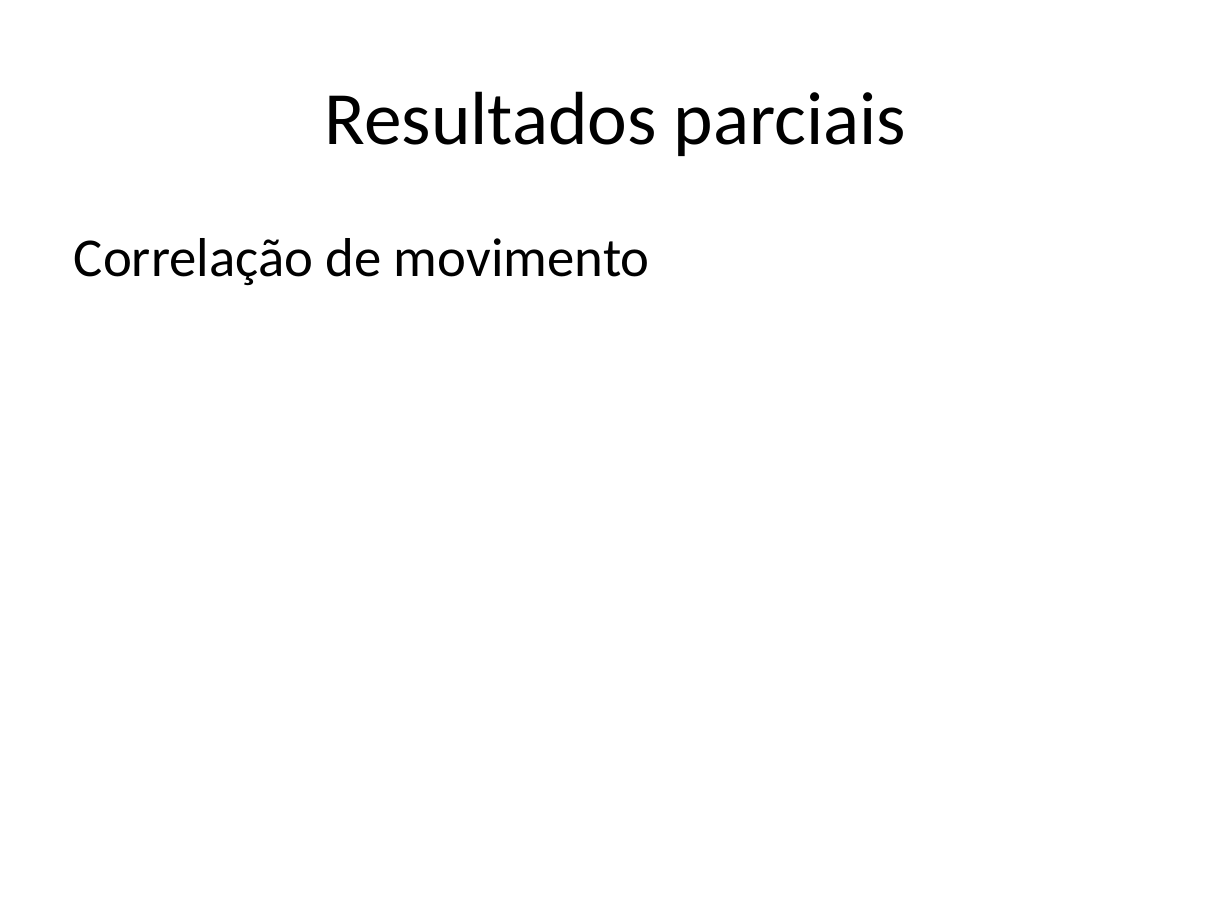
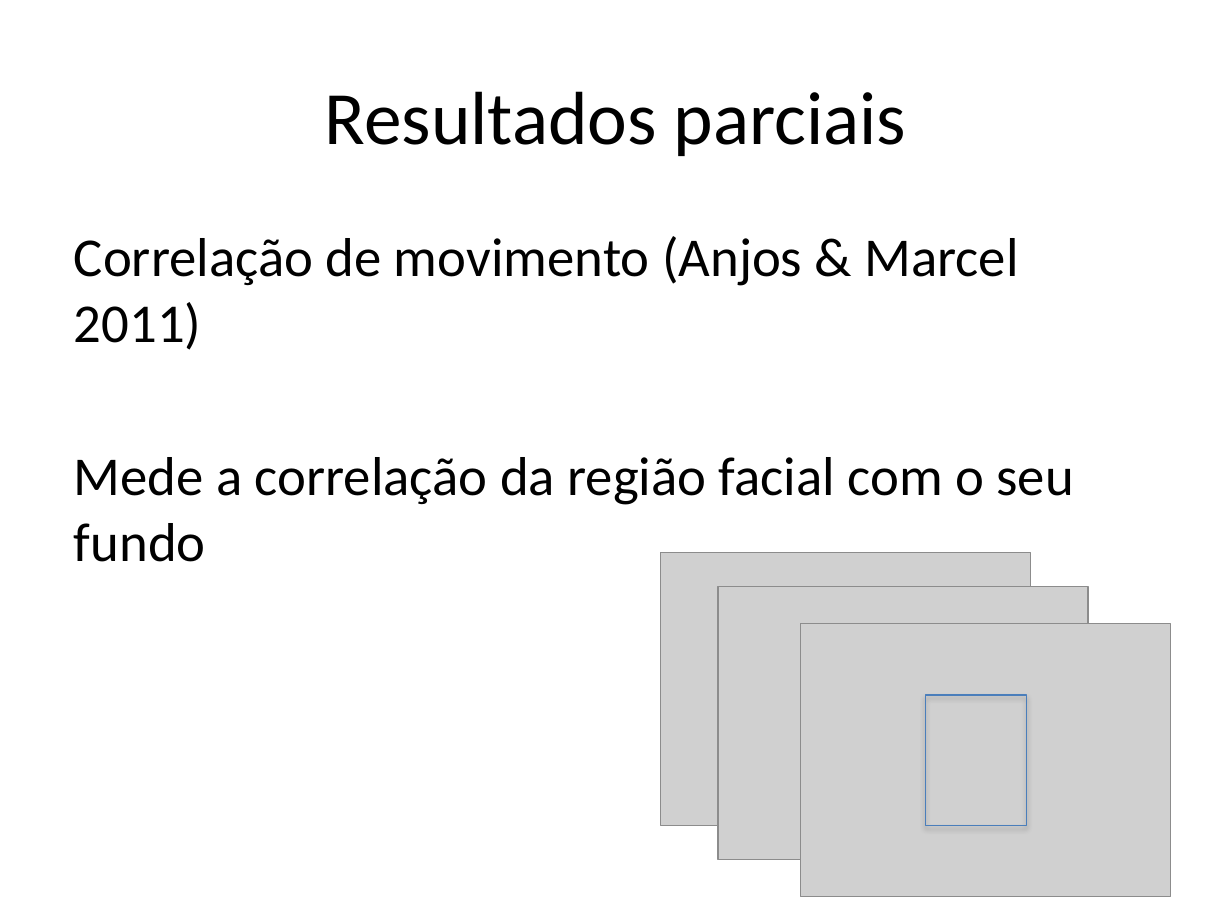
Before and after one commit to tiagofrepereira2012/masters_thesis, a slide deck: slide 32 of qualification/presentation/Presentation.pptx. Drawn at 1232x924 pixels with LibreOffice and Linux fonts; fonts in the diff are those of the drawing; grey boxes stand for pictures. Boxes give left, top, right and bottom in pixels: in the first picture for what was removed or moved away, otherwise in the second. Text is boxed around its words. In the diff, an @@ line names an element or a change of style, - is before the commit and + after.

Commit message:
More slides

```diff
--- a/qualification/presentation/Presentation.pptx
+++ b/qualification/presentation/Presentation.pptx
@@ text at (x1=74, y1=236, x2=1074, y2=562): text changed @@
-Correlação de movimento
+Correlação de movimento (Anjos & Marcel 2011)
+Mede a correlação da região facial com o seu fundo
@@ picture added at (x1=660, y1=552, x2=1030, y2=825) @@
@@ picture added at (x1=718, y1=586, x2=1088, y2=860) @@
@@ rectangle added at (x1=785, y1=623, x2=886, y2=754), outline #4B7EBC 0.75 pt @@
@@ picture added at (x1=801, y1=623, x2=1170, y2=897) @@
@@ rectangle added at (x1=843, y1=658, x2=944, y2=788), outline #4B7EBC 0.75 pt @@
@@ rectangle added at (x1=925, y1=695, x2=1026, y2=825), outline #4B7EBC 0.75 pt @@
```
Also in this commit, not shown: 9 other slides changed, 7 slides added, 2 slides removed.
